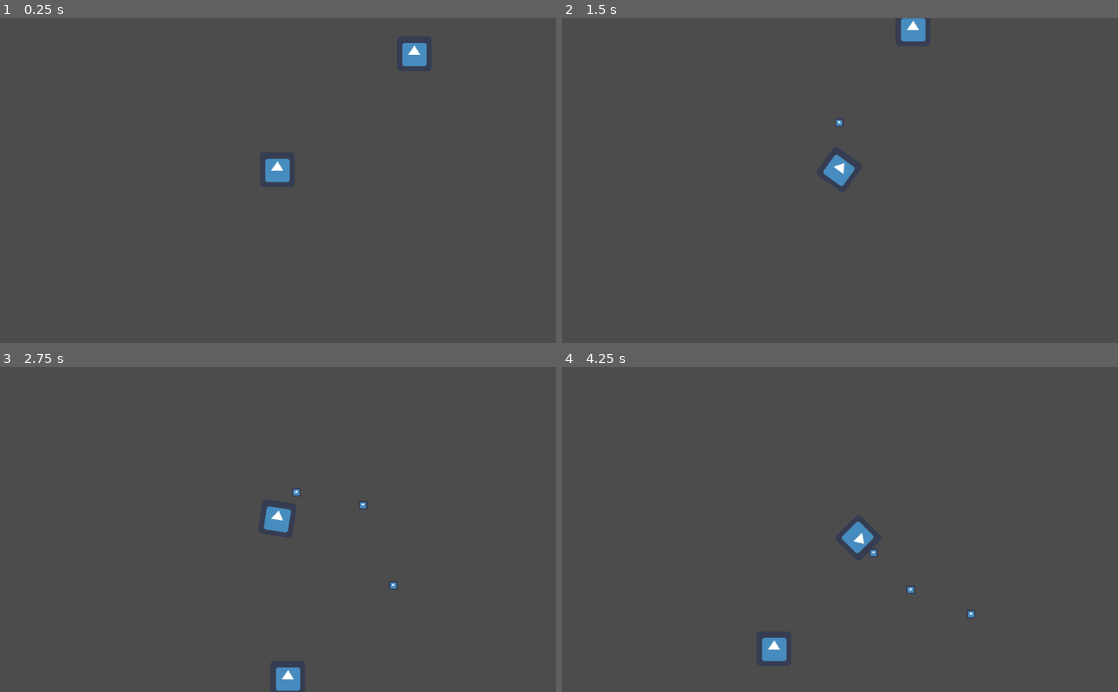
Above: before the commit, frames 1-4 (two rows, left to right).
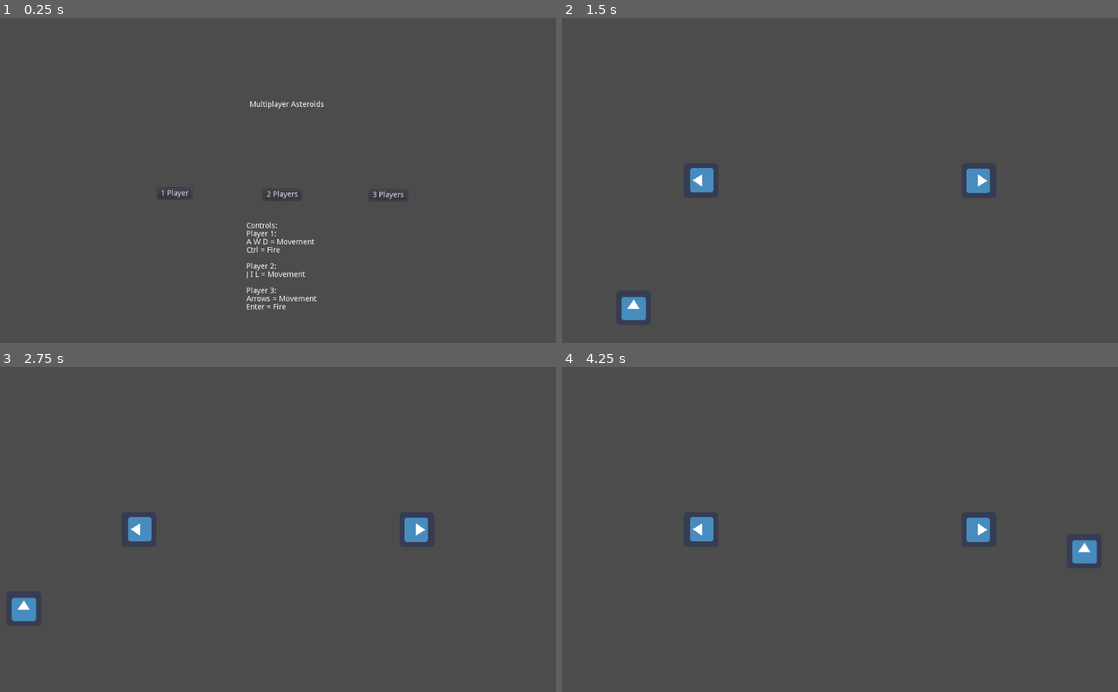
Above: after the commit, the same moments.

Repository: ericdsm/asteroids
Game: Godot game, scene res://Scenes/StartMenu/StartMenu.tscn
Two runs of this game, one before a commit and one after it. Both use one fixed random seed, a clock stepped at 60 frames per second and the inputs below. Before the commit the project starts from res://Scenes/Main.tscn. The engine's default icon, where the game draws it, is replaced by a stand-in: a white triangle on a blue panel in a dark square.
Inputs (mouse positions are in pixels of both pictures, inside the frame that each line leads up to):
- Up to frame 1 (0.25 s): no input
- Up to frame 2 (1.5 s): click (845, 193) at 0.5 s, where only the run after the commit has a clickable "2 Players"; tap Enter (ui_accept) at 1.25 s; hold Right (ui_right) from 1.28 s (still down); hold Enter (ui_accept) from 1.28 s (still down)
- Up to frame 3 (2.75 s): release Right (ui_right) at 2.03 s; release Enter (ui_accept) at 2.03 s; hold Left (ui_left) from 2.03 s (still down); tap Enter (ui_accept) at 2.1, 2.27, 2.57 s
- Up to frame 4 (4.25 s): release Left (ui_left) at 2.78 s; hold Right (ui_right) 2.78-3.53 s; hold Enter (ui_accept) 2.78-3.53 s; hold Up (ui_up) from 3.53 s (still down); tap Enter (ui_accept) at 3.6, 3.77, 4.07 s

The runs differ from the first frame. In frame 1, 1.5% of the frame differs, in the area x 29-77%, y 7-90%; in frame 2, 1.6%; in frame 3, 1.7%; in frame 4, 1.7%, in the area x 23-97%, y 46-91%.

Commit message:
Start menu, multiplayer, game over condition

Diff:
--- a/Objects/Asteroid/Asteroid.gd
+++ b/Objects/Asteroid/Asteroid.gd
@@ -1,4 +1,6 @@
 extends "res://Objects/Object.gd"
+
+signal freed
 
 
 # Declare member variables here. Examples:
@@ -49,6 +51,9 @@
 		fragment1.velocity *= 1.1
 		fragment2.velocity *= 1.1
 
+		fragment1.connect("freed", get_parent(), "_on_asteroid_freed")
+		fragment2.connect("freed", get_parent(), "_on_asteroid_freed")
+
 		queue_free()
 
 		print("Asteroid fragmented")
@@ -68,3 +73,7 @@
 		#collision = move_and_collide(collision.remainder)
 
 	wrap_position()
+
+func _notification(what):
+	if what == NOTIFICATION_PREDELETE:
+		emit_signal("freed")
--- a/Objects/Player/Player.gd
+++ b/Objects/Player/Player.gd
@@ -1,6 +1,8 @@
 extends "res://Objects/Object.gd"
 
 var Projectile = preload("res://Objects/Projectile/Projectile.tscn")
+
+signal freed
 
 
 # Declare member variables here. Examples:
@@ -17,29 +19,44 @@
 var maxProjectiles : int = 3
 var projectileCount : int = 0
 
+var action_turn_left : String
+var action_turn_right : String
+var action_thruster : String
+var action_fire : String
+
+var playerIndex = 0
+
+func setPlayer(playerNumber):
+	playerIndex =  playerNumber
+	action_turn_left = "player" + String(playerNumber) + "_turn_left"
+	action_turn_right = "player" + String(playerNumber) + "_turn_right"
+	action_thruster = "player" + String(playerNumber) + "_thruster"
+	action_fire = "player" + String(playerNumber) + "_fire"
+
 
 # Called when the node enters the scene tree for the first time.
 func _ready():
-	#set_process_input(true)
 	connect("area_entered", self, "_on_area_entered")
 
 func _on_area_entered(body):
-	if(body.is_in_group("Asteroids")):
+	if(body.is_in_group("Asteroids") || body.is_in_group("Players")):
+		die()
+	elif(body.is_in_group("Projectiles") && body.origin != self):
 		die()
 
 
 # Called every frame. 'delta' is the elapsed time since the previous frame.
 func _process(delta):
-	if Input.is_action_pressed("ui_left"):
+	if Input.is_action_pressed(action_turn_left):
 		direction = direction - turnSpeed * delta
-	if Input.is_action_pressed("ui_right"):
+	if Input.is_action_pressed(action_turn_right):
 		direction = direction + turnSpeed * delta
 
-	if Input.is_action_pressed("ui_up"):
+	if Input.is_action_pressed(action_thruster):
 		velocity = velocity + Vector2(sin(direction), -cos(direction)) * thurstForce * delta
 
 	if(currentFiringCooldown <= 0):
-		if Input.is_action_pressed("ui_accept"):
+		if Input.is_action_pressed(action_fire):
 			fire(delta)
 	else:
 		currentFiringCooldown -= delta
@@ -72,6 +89,7 @@
 		var projectile = Projectile.instance()
 		projectile.position = position
 		projectile.direction = direction
+		projectile.origin = self
 
 		projectile.connect("freed", self, "_on_projectile_freed")
 
@@ -81,3 +99,7 @@
 
 func _on_projectile_freed():
 	projectileCount -= 1
+
+func _notification(what):
+	if what == NOTIFICATION_PREDELETE:
+		emit_signal("freed", playerIndex)
--- a/Objects/Projectile/Projectile.gd
+++ b/Objects/Projectile/Projectile.gd
@@ -4,6 +4,7 @@
 
 var direction : float = 0.0
 var velocity: float = 400.0
+var origin = null
 
 # Called when the node enters the scene tree for the first time.
 func _ready():
@@ -11,6 +12,8 @@
 
 func _on_area_entered(body):
 	if(body.is_in_group("Asteroids")):
+		destroy()
+	elif(body.is_in_group("Players") && body != origin):
 		destroy()
 
 
--- /dev/null
+++ b/Scenes/Game/Game.tscn
@@ -0,0 +1,6 @@
+[gd_scene load_steps=2 format=2]
+
+[ext_resource path="res://Scenes/Game/GameSceneManager.gd" type="Script" id=2]
+
+[node name="Node2D" type="Node2D"]
+script = ExtResource( 2 )
--- /dev/null
+++ b/Scenes/Game/GameSceneManager.gd
@@ -0,0 +1,115 @@
+extends Node2D
+
+var Asteroid = preload("res://Objects/Asteroid/Asteroid.tscn")
+var Player = preload("res://Objects/Player/Player.tscn")
+
+var players = 0
+var asteroidsDestroyed = 0
+
+var currentSpawnDelay : float = 0
+var spawnCounter : int = 0
+
+var playersAlive = 0
+var playerAlive = [false, false, false]
+
+
+# Called when the node enters the scene tree for the first time.
+func _ready():
+	spawnPlayers()
+	playersAlive = players
+
+func spawnPlayers():
+	var gameArea = get_viewport().size
+
+	if(players == 1):
+		var posP1 = Vector2(gameArea.x/2, gameArea.y/2)
+
+		spawnPlayer(1, posP1, 0)
+		playerAlive[0] = true
+	elif(players == 2):
+		var posP1 = Vector2(gameArea.x/4, gameArea.y/2)
+		var posP2 = Vector2(3*gameArea.x/4, gameArea.y/2)
+
+		spawnPlayer(1, posP1, 1.5 * PI)
+		spawnPlayer(2, posP2, 0.5 * PI)
+		playerAlive[0] = true
+		playerAlive[1] = true
+	elif(players == 3):
+		var posP1 = Vector2(gameArea.x/2, gameArea.y/4)
+		var posP2 = Vector2(gameArea.x/4, 3*gameArea.y/4)
+		var posP3 = Vector2(3*gameArea.x/4, 3*gameArea.y/4)
+
+		spawnPlayer(1, posP1, 0)
+		spawnPlayer(2, posP2, 1.25 * PI)
+		spawnPlayer(3, posP3, 0.75 * PI)
+		playerAlive[0] = true
+		playerAlive[1] = true
+		playerAlive[2] = true
+
+func spawnPlayer(index, position, direction):
+	var player = Player.instance()
+
+	player.direction = direction
+	player.position = position
+
+	player.setPlayer(index)
+
+	player.connect("freed", self, "_on_player_freed")
+
+	self.add_child(player)
+
+
+
+# Called every frame. 'delta' is the elapsed time since the previous frame.
+func _process(delta):
+	currentSpawnDelay -= delta
+	if(currentSpawnDelay <= 0):
+		spawnAsteroid()
+		spawnCounter += 1
+		currentSpawnDelay = (2 + 10) / (1 + spawnCounter*0.1)
+
+func spawnAsteroid():
+		var asteroid = Asteroid.instance()
+		add_child(asteroid)
+
+		if(abs(sin(asteroid.direction)) < abs(cos(asteroid.direction))):
+			asteroid.position = Vector2(rand_range(0.0, asteroid.gameArea().x), 0.0)
+		else:
+			asteroid.position =  Vector2(0.0, rand_range(0.0, asteroid.gameArea().y))
+
+		asteroid.connect("freed", self, "_on_asteroid_freed")
+
+func _on_asteroid_freed():
+	asteroidsDestroyed += 1
+
+
+
+func _on_player_freed(playerIndex):
+	print("PlayerFreed" + str(playerIndex))
+	playerAlive[playerIndex-1] = false
+	playersAlive -= 1
+
+	if(playersAlive == 1 || (playersAlive == 0 && players == 1)):
+		showVictoryScreen()
+
+func showVictoryScreen():
+	var winner
+	if(playerAlive[0]):
+		winner = 1
+	elif(playerAlive[1]):
+		winner = 2
+	elif(playerAlive[2]):
+		winner = 3
+
+	var root  = get_tree().get_root()
+
+	var victoryScene = load("res://Scenes/Victory/Victory.tscn").instance()
+	if(players > 1):
+		victoryScene.get_node("RichTextLabel").text = "The winner is player " + str(winner)
+	else:
+		victoryScene.get_node("RichTextLabel").text = "Game Over. You destroyed " + str(asteroidsDestroyed) + " asteroids"
+	root.add_child(victoryScene)
+
+	var currentScene = self
+	root.remove_child(currentScene)
+	currentScene.queue_free()
--- a/Scenes/Main.tscn
+++ /dev/null
@@ -1,12 +0,0 @@
-[gd_scene load_steps=3 format=2]
-
-[ext_resource path="res://Objects/Player/Player.tscn" type="PackedScene" id=1]
-[ext_resource path="res://Objects/Asteroid/Asteroid.tscn" type="PackedScene" id=3]
-
-[node name="Node2D" type="Node2D"]
-
-[node name="Asteroid" parent="." instance=ExtResource( 3 )]
-position = Vector2( 786.075, 75.1359 )
-
-[node name="Player" parent="." instance=ExtResource( 1 )]
-position = Vector2( 510.575, 279.847 )
--- /dev/null
+++ b/Scenes/StartMenu/StartMenu.gd
@@ -0,0 +1,43 @@
+extends Control
+
+
+# Declare member variables here. Examples:
+# var a = 2
+# var b = "text"
+
+
+
+
+# Called when the node enters the scene tree for the first time.
+func _ready():
+	$Button_1Player.connect("pressed", self, "startGame1Player")
+	$Button_2Player.connect("pressed", self, "startGame2Player")
+	$Button_3Player.connect("pressed", self, "startGame3Player")
+
+func startGame1Player():
+	startGame(1)
+
+func startGame2Player():
+	startGame(2)
+
+func startGame3Player():
+	startGame(3)
+
+func startGame(numPlayers):
+	var root  = get_tree().get_root()
+	var currentScene = self
+	root.remove_child(currentScene)
+	currentScene.queue_free()
+
+	var gameScene = load("res://Scenes/Game/Game.tscn").instance()
+	gameScene.players = numPlayers
+	root.add_child(gameScene)
+
+# Called every frame. 'delta' is the elapsed time since the previous frame.
+#func _process(delta):
+#	pass
+
+
+
+func _on_Button_pressed():
+	pass # Replace with function body.
--- /dev/null
+++ b/Scenes/StartMenu/StartMenu.tscn
@@ -0,0 +1,65 @@
+[gd_scene load_steps=2 format=2]
+
+[ext_resource path="res://Scenes/StartMenu/StartMenu.gd" type="Script" id=1]
+
+[node name="Control" type="Control"]
+anchor_right = 1.0
+anchor_bottom = 1.0
+script = ExtResource( 1 )
+__meta__ = {
+"_edit_use_anchors_": false
+}
+
+[node name="RichTextLabel" type="RichTextLabel" parent="."]
+margin_left = 459.82
+margin_top = 152.625
+margin_right = 597.82
+margin_bottom = 170.625
+text = "Multiplayer Asteroids"
+__meta__ = {
+"_edit_use_anchors_": false
+}
+
+[node name="RichTextLabel2" type="RichTextLabel" parent="."]
+margin_left = 453.629
+margin_top = 377.067
+margin_right = 606.629
+margin_bottom = 557.067
+text = "Controls:
+Player 1:
+A W D = Movement
+Ctrl = Fire
+
+Player 2:
+J I L = Movement
+
+Player 3:
+Arrows = Movement
+Enter = Fire"
+__meta__ = {
+"_edit_use_anchors_": false
+}
+
+[node name="Button_1Player" type="Button" parent="."]
+margin_left = 289.559
+margin_top = 314.093
+margin_right = 352.559
+margin_bottom = 334.093
+text = "1 Player"
+
+[node name="Button_2Player" type="Button" parent="."]
+margin_left = 485.202
+margin_top = 315.867
+margin_right = 555.202
+margin_bottom = 335.867
+text = "2 Players"
+
+[node name="Button_3Player" type="Button" parent="."]
+margin_left = 680.222
+margin_top = 316.595
+margin_right = 750.222
+margin_bottom = 336.595
+text = "3 Players"
+__meta__ = {
+"_edit_use_anchors_": false
+}
--- /dev/null
+++ b/Scenes/Victory/Victory.tscn
@@ -0,0 +1,18 @@
+[gd_scene format=2]
+
+[node name="Control" type="Control"]
+anchor_right = 1.0
+anchor_bottom = 1.0
+__meta__ = {
+"_edit_use_anchors_": false
+}
+
+[node name="RichTextLabel" type="RichTextLabel" parent="."]
+margin_left = 331.872
+margin_top = 250.174
+margin_right = 755.872
+margin_bottom = 435.174
+text = "The winner is..."
+__meta__ = {
+"_edit_use_anchors_": false
+}
--- a/project.godot
+++ b/project.godot
@@ -16,8 +16,81 @@
 [application]
 
 config/name="Asteroids"
-run/main_scene="res://Scenes/Main.tscn"
+run/main_scene="res://Scenes/StartMenu/StartMenu.tscn"
 config/icon="res://icon.png"
+
+[input]
+
+ui_page_up={
+"deadzone": 0.5,
+"events": [ Object(InputEventKey,"resource_local_to_scene":false,"resource_name":"","device":0,"alt":false,"shift":false,"control":false,"meta":false,"command":false,"pressed":false,"scancode":16777235,"unicode":0,"echo":false,"script":null)
+ ]
+}
+ui_page_down={
+"deadzone": 0.5,
+"events": [ Object(InputEventKey,"resource_local_to_scene":false,"resource_name":"","device":0,"alt":false,"shift":false,"control":false,"meta":false,"command":false,"pressed":false,"scancode":16777236,"unicode":0,"echo":false,"script":null)
+ ]
+}
+player1_turn_left={
+"deadzone": 0.5,
+"events": [ Object(InputEventKey,"resource_local_to_scene":false,"resource_name":"","device":0,"alt":false,"shift":false,"control":false,"meta":false,"command":false,"pressed":false,"scancode":65,"unicode":0,"echo":false,"script":null)
+ ]
+}
+player1_turn_right={
+"deadzone": 0.5,
+"events": [ Object(InputEventKey,"resource_local_to_scene":false,"resource_name":"","device":0,"alt":false,"shift":false,"control":false,"meta":false,"command":false,"pressed":false,"scancode":68,"unicode":0,"echo":false,"script":null)
+ ]
+}
+player1_fire={
+"deadzone": 0.5,
+"events": [ Object(InputEventKey,"resource_local_to_scene":false,"resource_name":"","device":0,"alt":false,"shift":false,"control":false,"meta":false,"command":false,"pressed":false,"scancode":16777238,"unicode":0,"echo":false,"script":null)
+ ]
+}
+player1_thruster={
+"deadzone": 0.5,
+"events": [ Object(InputEventKey,"resource_local_to_scene":false,"resource_name":"","device":0,"alt":false,"shift":false,"control":false,"meta":false,"command":false,"pressed":false,"scancode":87,"unicode":0,"echo":false,"script":null)
+ ]
+}
+player2_turn_left={
+"deadzone": 0.5,
+"events": [ Object(InputEventKey,"resource_local_to_scene":false,"resource_name":"","device":0,"alt":false,"shift":false,"control":false,"meta":false,"command":false,"pressed":false,"scancode":74,"unicode":0,"echo":false,"script":null)
+ ]
+}
+player2_turn_right={
+"deadzone": 0.5,
+"events": [ Object(InputEventKey,"resource_local_to_scene":false,"resource_name":"","device":0,"alt":false,"shift":false,"control":false,"meta":false,"command":false,"pressed":false,"scancode":76,"unicode":0,"echo":false,"script":null)
+ ]
+}
+player2_fire={
+"deadzone": 0.5,
+"events": [ Object(InputEventKey,"resource_local_to_scene":false,"resource_name":"","device":0,"alt":false,"shift":false,"control":false,"meta":false,"command":false,"pressed":false,"scancode":32,"unicode":0,"echo":false,"script":null)
+ ]
+}
+player2_thruster={
+"deadzone": 0.5,
+"events": [ Object(InputEventKey,"resource_local_to_scene":false,"resource_name":"","device":0,"alt":false,"shift":false,"control":false,"meta":false,"command":false,"pressed":false,"scancode":73,"unicode":0,"echo":false,"script":null)
+ ]
+}
+player3_turn_left={
+"deadzone": 0.5,
+"events": [ Object(InputEventKey,"resource_local_to_scene":false,"resource_name":"","device":0,"alt":false,"shift":false,"control":false,"meta":false,"command":false,"pressed":false,"scancode":16777231,"unicode":0,"echo":false,"script":null)
+ ]
+}
+player3_turn_right={
+"deadzone": 0.5,
+"events": [ Object(InputEventKey,"resource_local_to_scene":false,"resource_name":"","device":0,"alt":false,"shift":false,"control":false,"meta":false,"command":false,"pressed":false,"scancode":16777233,"unicode":0,"echo":false,"script":null)
+ ]
+}
+player3_fire={
+"deadzone": 0.5,
+"events": [ Object(InputEventKey,"resource_local_to_scene":false,"resource_name":"","device":0,"alt":false,"shift":false,"control":false,"meta":false,"command":false,"pressed":false,"scancode":16777221,"unicode":0,"echo":false,"script":null)
+ ]
+}
+player3_thruster={
+"deadzone": 0.5,
+"events": [ Object(InputEventKey,"resource_local_to_scene":false,"resource_name":"","device":0,"alt":false,"shift":false,"control":false,"meta":false,"command":false,"pressed":false,"scancode":16777232,"unicode":0,"echo":false,"script":null)
+ ]
+}
 
 [rendering]
 
